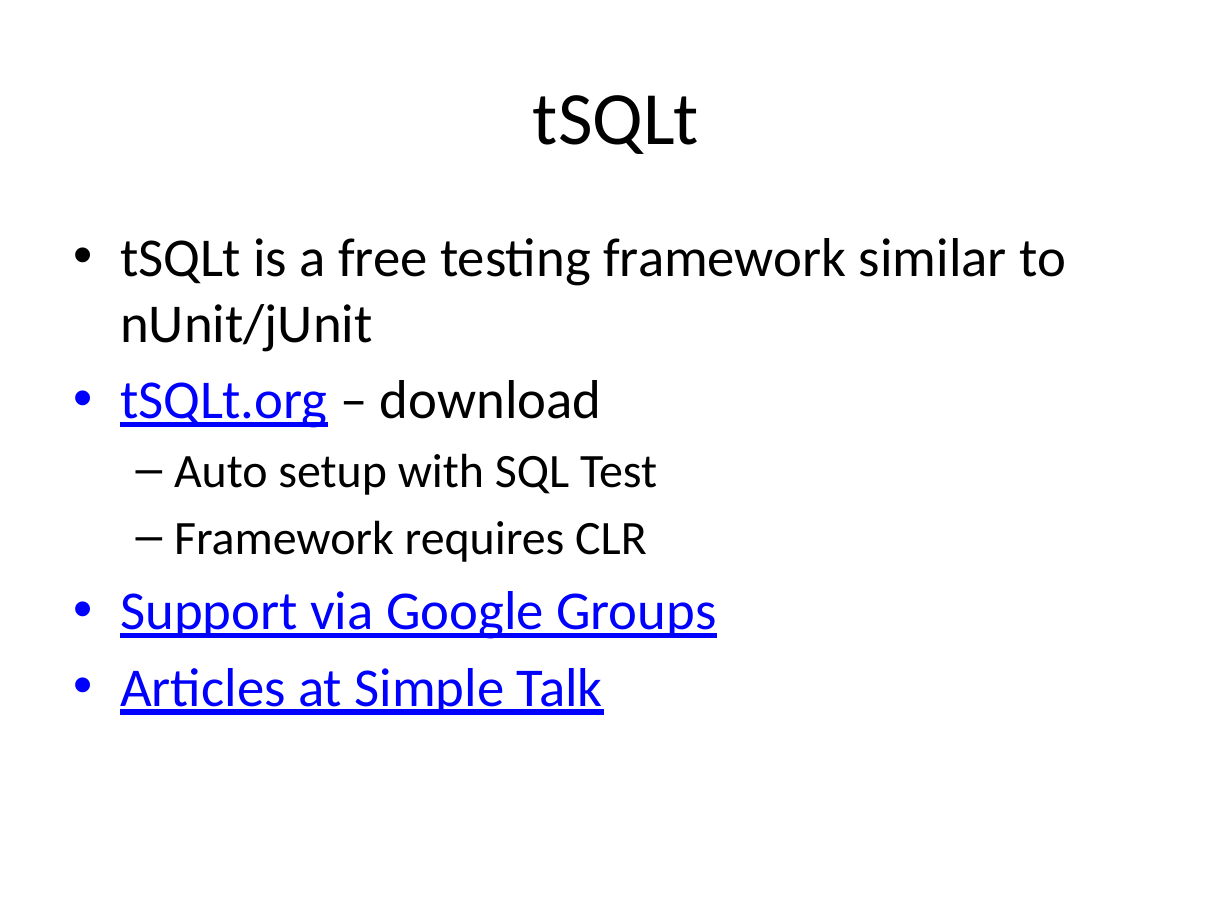
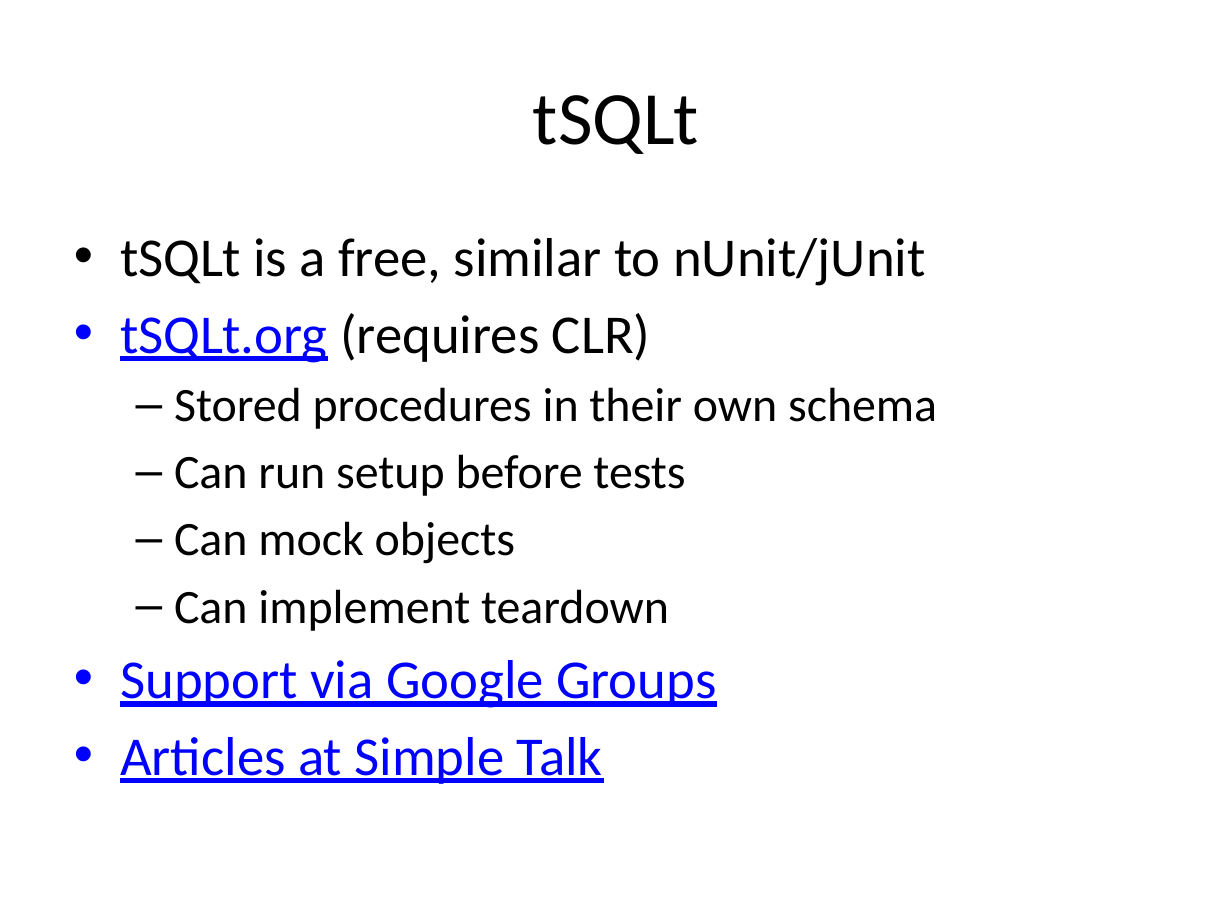
Before and after one commit to way0utwest/UnitTestingTSQL, a slide deck: slide 15 of UnitTestingTSQL.pptx (slide 13 before the commit). Drawn at 1232x924 pixels with LibreOffice and Linux fonts; fonts in the diff are those of the drawing. Boxes give left, top, right and bottom in pixels: in the first picture for what was removed or moved away, otherwise in the second. Text is boxed around its words. In the diff, an @@ line names an element or a change of style, - is before the commit and + after.

```diff
--- a/UnitTestingTSQL.pptx
+++ b/UnitTestingTSQL.pptx
@@ text at (x1=120, y1=238, x2=937, y2=631): text changed; size 32 to 28 pt @@
-• tSQLt is a free testing framework similar to nUnit/jUnit
-• tSQLt.org – download
-  – Auto setup with SQL Test
-  – Framework requires CLR
+• tSQLt is a free, similar to nUnit/jUnit
+• tSQLt.org (requires CLR)
+  – Stored procedures in their own schema
+  – Can run setup before tests
+  – Can mock objects
+  – Can implement teardown
```
Also in this commit, not shown: 6 other slides changed, 2 slides added, 6 slides removed, 10 other files.
